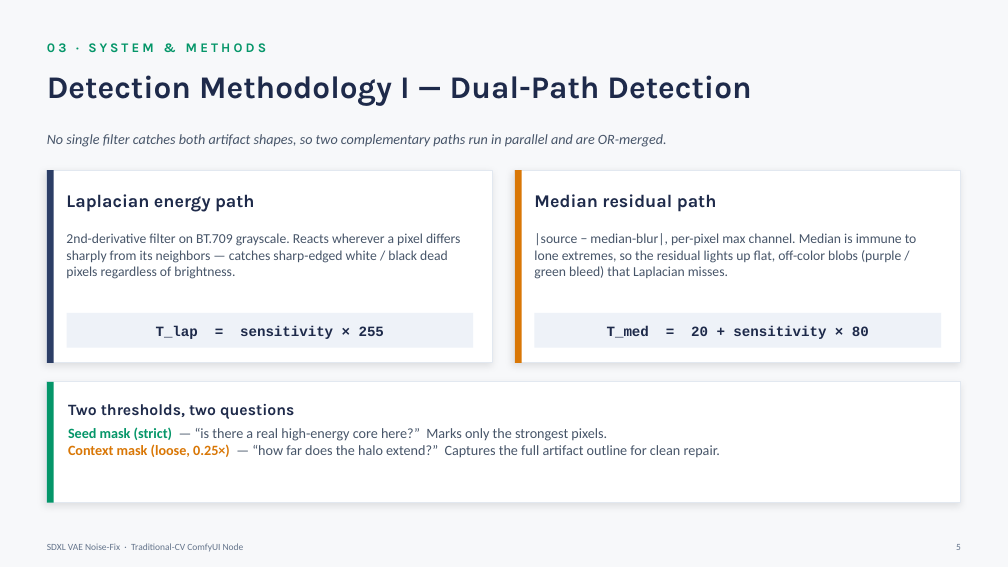
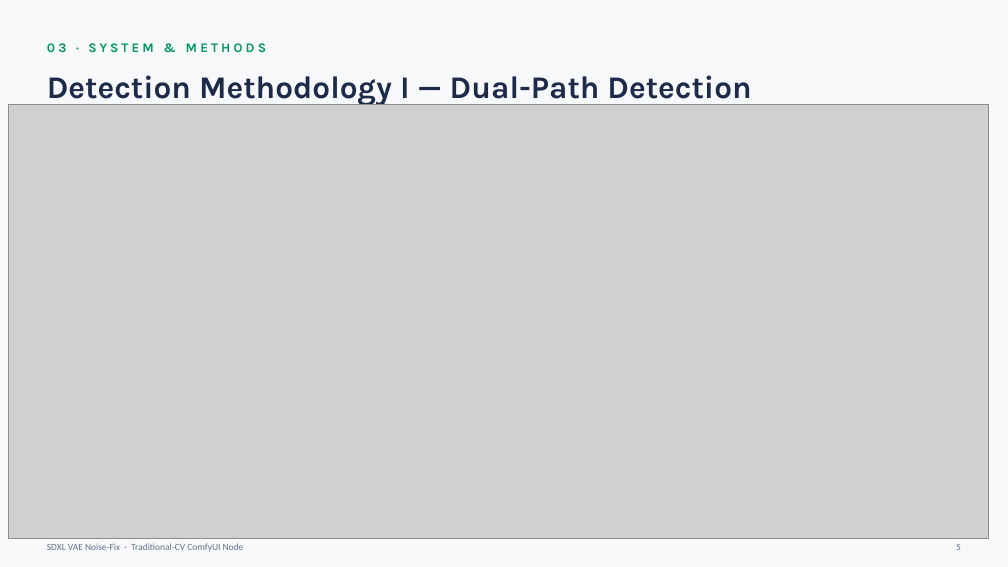
Before and after one commit to megrez33281/ComfyUI-VAE-Noise-Fix, a slide deck: slide 5 of VAE_NoiseFix_Final_Presentation.pptx. Drawn at 1008x567 pixels with LibreOffice and Linux fonts; fonts in the diff are those of the drawing; grey boxes stand for pictures. Boxes give left, top, right and bottom in pixels: in the first picture for what was removed or moved away, otherwise in the second. Text is boxed around its words. In the diff, an @@ line names an element or a change of style, - is before the commit and + after.

Commit message:
更新Final Project PPT

```diff
--- a/VAE_NoiseFix_Final_Presentation.pptx
+++ b/VAE_NoiseFix_Final_Presentation.pptx
@@ picture added at (8, 104, 989, 539) @@
@@ text removed at (47, 134, 667, 147) @@
-No single filter catches both artifact shapes, so two complementary paths run in parallel and are OR-merged.
@@ rectangle removed at (47, 170, 493, 363) @@
@@ rectangle removed at (47, 170, 54, 363) @@
@@ rectangle removed at (515, 170, 961, 363) @@
@@ rectangle removed at (515, 170, 522, 363) @@
@@ text removed at (66, 194, 255, 212) @@
-Laplacian energy path
@@ text removed at (534, 194, 717, 212) @@
-Median residual path
@@ text removed at (66, 233, 461, 279) @@
-2nd-derivative filter on BT.709 grayscale. Reacts wherever a pixel differs sharply from its neighbors — catches sharp-edged white / black dead pixels regardless of brightness.
@@ text removed at (534, 233, 917, 279) @@
-|source − median-blur|, per-pixel max channel. Median is immune to lone extremes, so the residual lights up flat, off-color blobs (purple / green bleed) that Laplacian misses.
@@ rectangle removed at (67, 313, 473, 348) @@
@@ text removed at (156, 325, 384, 339) @@
-T_lap = sensitivity × 255
@@ rectangle removed at (535, 313, 941, 348) @@
@@ text removed at (607, 325, 869, 339) @@
-T_med = 20 + sensitivity × 80
@@ rectangle removed at (47, 382, 961, 503) @@
@@ rectangle removed at (47, 382, 54, 503) @@
@@ text removed at (68, 404, 294, 419) @@
-Two thresholds, two questions
@@ text removed at (68, 427, 720, 458) @@
-Seed mask (strict) — “is there a real high-energy core here?” Marks only the strongest pixels.
-Context mask (loose, 0.25×) — “how far does the halo extend?” Captures the full artifact outline for clean repair.
```
Also in this commit, not shown: 2 other files.
